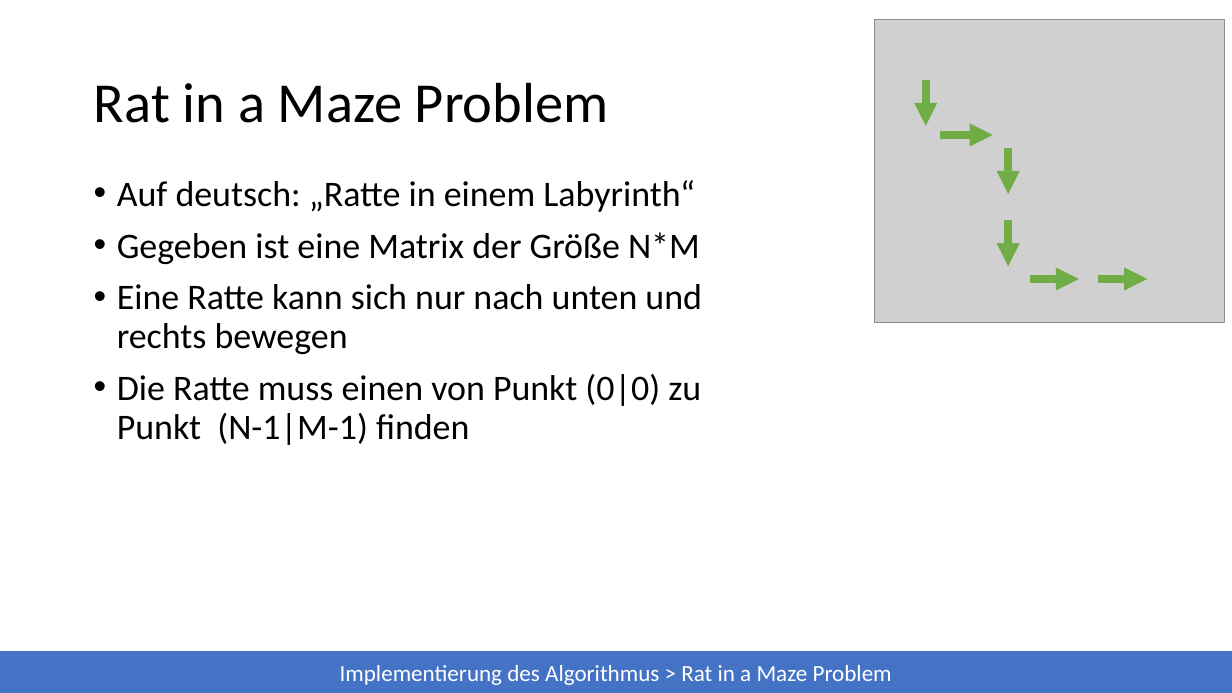
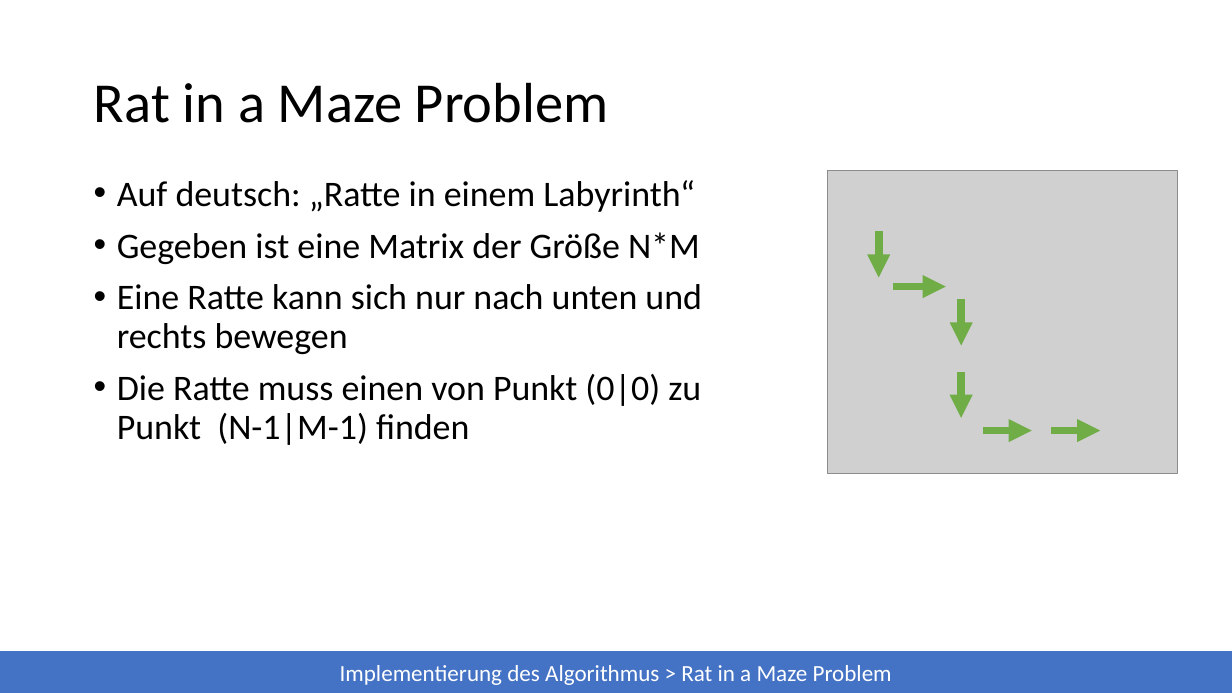
Before and after one commit to 7rebux/backtracking, a slide deck: slide 8 of _presentation/main.pptx (slide 6 before the commit). Drawn at 1232x693 pixels with LibreOffice and Linux fonts; fonts in the diff are those of the drawing; grey boxes stand for pictures. Boxes give left, top, right and bottom in pixels: in the first picture for what was removed or moved away, otherwise in the second. Text is boxed around its words. In the diff, an @@ line names an element or a change of style, - is before the commit and + after.

```diff
--- a/_presentation/main.pptx
+++ b/_presentation/main.pptx
@@ arrow moved from (1031, 279) - (1080, 279) to (983, 431) - (1032, 431) @@
@@ 5 arrows, 1 picture moved together from (x1=875, y1=19, x2=1225, y2=323) to (x1=828, y1=171, x2=1177, y2=474) @@
```
Also in this commit, not shown: 1 other slide changed, 4 slides added.
